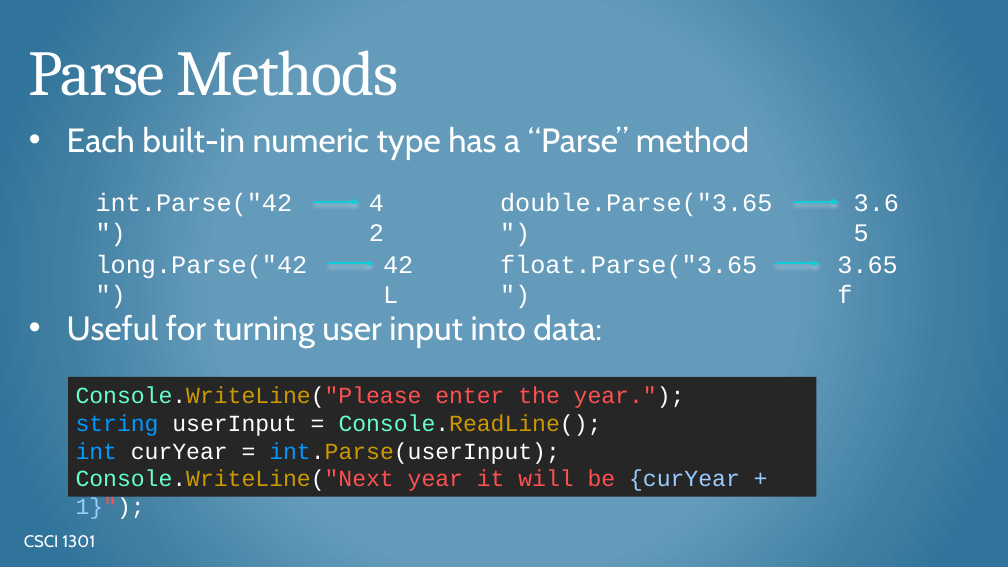
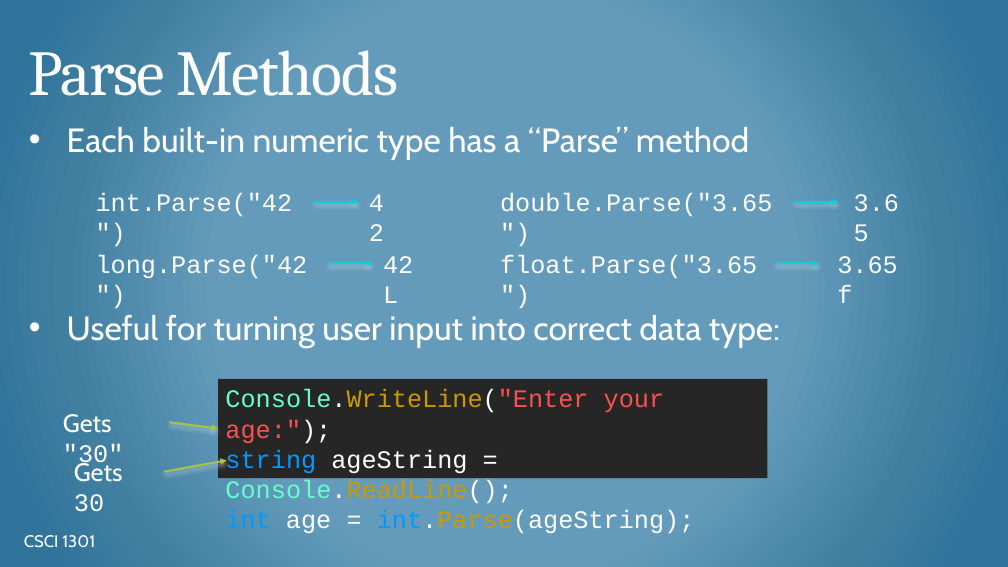
Before and after one commit to csci-1301/csci-1301.github.io, a slide deck: slide 9 of lectures/050_reading_and_displaying/Input-Output-Concatenation.pptx (slide 17 before the commit). Drawn at 1008x567 pixels with LibreOffice and Linux fonts; fonts in the diff are those of the drawing; background and template pictures are left out. Boxes give left, top, right and bottom in pixels: in the first picture for what was removed or moved away, otherwise in the second. Text is boxed around its words. In the diff, an @@ line names an element or a change of style, - is before the commit and + after.

```diff
--- a/lectures/050_reading_and_displaying/Input-Output-Concatenation.pptx
+++ b/lectures/050_reading_and_displaying/Input-Output-Concatenation.pptx
@@ text at (67, 315, 780, 348): text changed @@
-• Useful for turning user input into data:
+• Useful for turning user input into correct data type:
@@ rectangle "Console.WriteLine("Enter your age:");": place and size @@
-rectangle "Console.WriteLine("Enter your age:");" at (68, 377, 816, 497)
+rectangle "Console.WriteLine("Enter your age:");" at (218, 379, 767, 478)
@@ text in rectangle at (225, 389, 695, 533): text changed; size 22 to 24 pt @@
-Console.WriteLine("Please enter the year.");
-string userInput = Console.ReadLine();
-int curYear = int.Parse(userInput);
-Console.WriteLine("Next year it will be {curYear + 1}");
+Console.WriteLine("Enter your age:");
+string ageString = Console.ReadLine();
+int age = int.Parse(ageString);
@@ text added at (63, 414, 124, 470), 24 pt, text #FFFFFF @@
+Gets 30
@@ arrow added from (169, 423) to (218, 429), #A5C249 2 pt @@
@@ text added at (74, 460, 123, 512), 24 pt, text #FFFFFF @@
+Gets "30"
@@ arrow added from (164, 472) to (227, 461), #A5C249 2 pt @@
```
Also in this commit, not shown: 9 other slides changed, 13 slides added, 1 slide removed, 1 other file.
